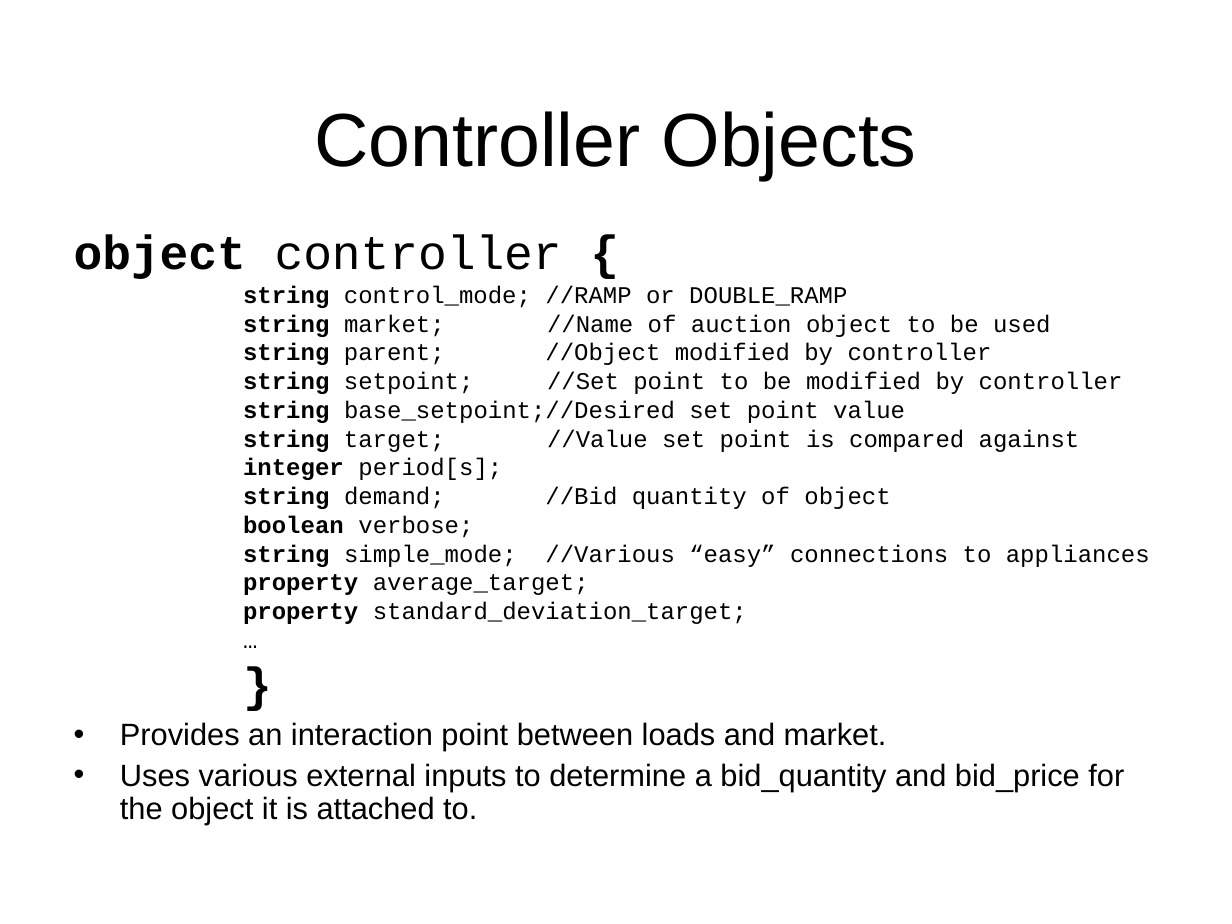
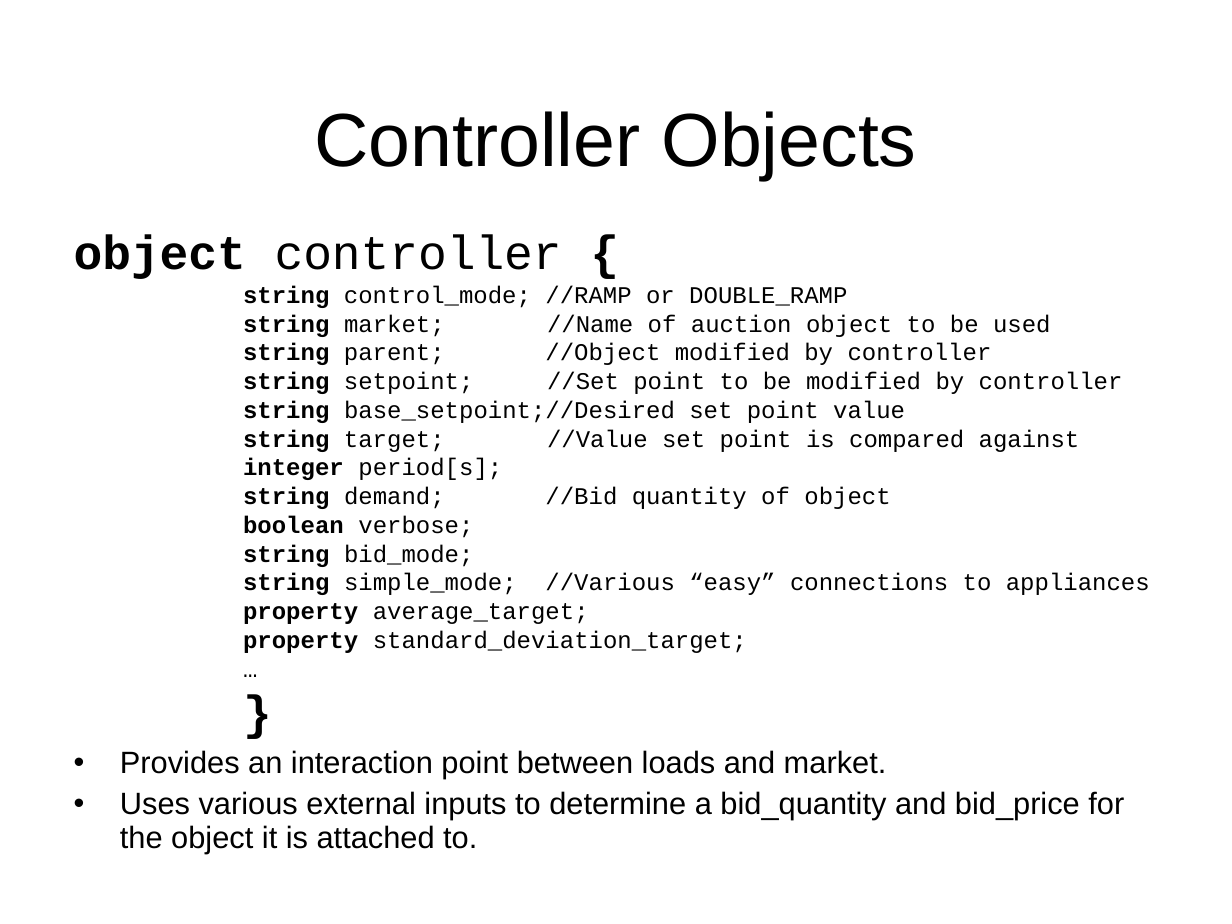
Before and after one commit to gridlab-d/course, a slide deck: slide 19 of Short_6_21_2010/5.1 - Market Module.ppt. Drawn at 1232x924 pixels with LibreOffice and Linux fonts; fonts in the diff are those of the drawing; background and template pictures are left out. Boxes give left, top, right and bottom in pixels: in the first picture for what was removed or moved away, otherwise in the second. Text is boxed around its words. In the diff, an @@ line names an element or a change of style, - is before the commit and + after.

```diff
--- a/Short_6_21_2010/5.1 - Market Module.ppt
+++ b/Short_6_21_2010/5.1 - Market Module.ppt
@@ text at (243,544,473,567): paragraph added @@
+string bid_mode;
```
Also in this commit, not shown: 2 other slides changed, 1 other file.
